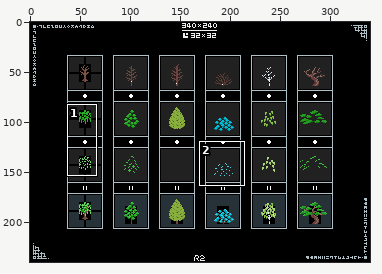
Two versions of one pixel-art file, works/pixel_dailies/pixel_dailies_20210902_set_of_trees_v2.aseprite. Above, an overview of the earlier version with the close-up marked.
Close-up. Before:
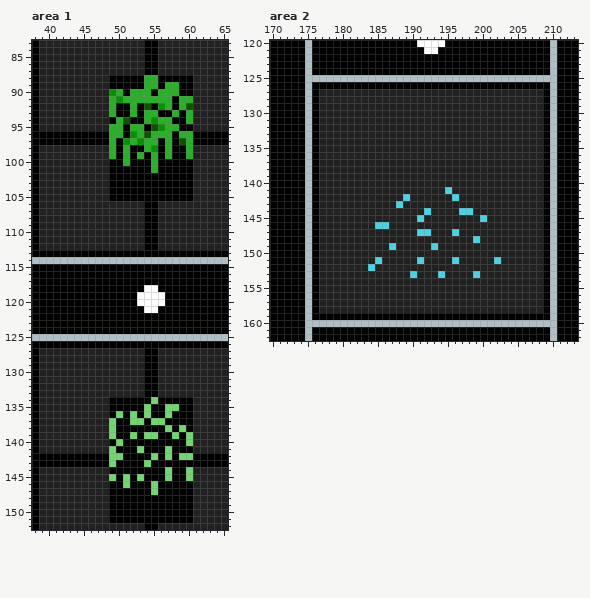
340x240 pixels, 1 frame. Shown: area 1: x 38..65, y 83..152; area 2: x 170..213, y 120..162. The commit also changed other parts of the picture, which this record leaves out.
Now the later version:
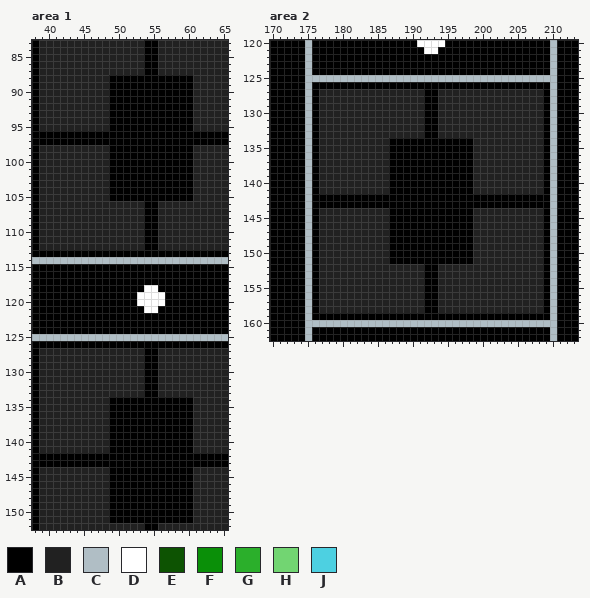
Palette (. is transparent): A #000000  B #212121  C #b0bec5  D #ffffff  E #0d5302  F #0a8f08  G #2baf2b  H #72d572  J #4dd0e1
Diff:
layer "leaf_2" now hidden
layer "leaf_1" now hidden
--- area 1
@@ x 47..62 @@
  87 BBBBBBBAABBBBBBB
- 88 BBAAAAAGGAAAAABB
- 89 BBAAAAAGGAGGAABB
- 90 BBFGAGGGAGGGAABB
- 91 BBGFGGGGGGGAGGBB
- 92 BBGAAGAEAFGAGEBB
- 93 BBGAAGAGGAAGAGBB
- 94 BBAGEAAGFGGAAGBB
- 95 BBGGAGGAEFGGAABB
- 96 AAGGAFGEGGGAGGAA
- 97 AAGAFGFGGAGAEGAA
- 98 BBGAGAAGFAGAAGBB
- 99 BBGAGAGAGAGAAGBB
-100 BBAAGAAAGAAAAABB
-101 BBAAAAAAGAAAAABB
+ 88 BBAAAAAAAAAAAABB
+ 89 BBAAAAAAAAAAAABB
+ 90 BBAAAAAAAAAAAABB
+ 91 BBAAAAAAAAAAAABB
+ 92 BBAAAAAAAAAAAABB
+ 93 BBAAAAAAAAAAAABB
+ 94 BBAAAAAAAAAAAABB
+ 95 BBAAAAAAAAAAAABB
+ 96 AAAAAAAAAAAAAAAA
+ 97 AAAAAAAAAAAAAAAA
+ 98 BBAAAAAAAAAAAABB
+ 99 BBAAAAAAAAAAAABB
+100 BBAAAAAAAAAAAABB
+101 BBAAAAAAAAAAAABB
 102 BBAAAAAAAAAAAABB
@@ x 47..62 @@
 133 BBBBBBBAABBBBBBB
-134 BBAAAAAAHAAAAABB
-135 BBAAAAAHAAHHAABB
-136 BBAHAHAHAAHAAABB
-137 BBHAAHHAHHAAAABB
-138 BBHAAAAAAAHAHABB
-139 BBHAAHAHHAAHAHBB
-140 BBAHAAAAAAAAAHBB
-141 BBHAAAHAAAHAAABB
-142 AAHHAAAAHAHAHHAA
-143 AAHAAAAHAAAAAAAA
-144 BBAAAAAAAAHAAHBB
-145 BBHAHAHAAAHAAHBB
-146 BBAAHAAAHAAAAABB
-147 BBAAAAAAHAAAAABB
+134 BBAAAAAAAAAAAABB
+135 BBAAAAAAAAAAAABB
+136 BBAAAAAAAAAAAABB
+137 BBAAAAAAAAAAAABB
+138 BBAAAAAAAAAAAABB
+139 BBAAAAAAAAAAAABB
+140 BBAAAAAAAAAAAABB
+141 BBAAAAAAAAAAAABB
+142 AAAAAAAAAAAAAAAA
+143 AAAAAAAAAAAAAAAA
+144 BBAAAAAAAAAAAABB
+145 BBAAAAAAAAAAAABB
+146 BBAAAAAAAAAAAABB
+147 BBAAAAAAAAAAAABB
 148 BBAAAAAAAAAAAABB
--- area 2
@@ x 170..213 @@
 126 AAAAACAAAAAAAAAAAAAAAAAAAAAAAAAAAAAAAAAACAAA
-127 AAAAACABBBBBBBBBBBBBBBBBBBBBBBBBBBBBBBBACAAA
-128 AAAAACABBBBBBBBBBBBBBBBBBBBBBBBBBBBBBBBACAAA
-129 AAAAACABBBBBBBBBBBBBBBBBBBBBBBBBBBBBBBBACAAA
-130 AAAAACABBBBBBBBBBBBBBBBBBBBBBBBBBBBBBBBACAAA
-131 AAAAACABBBBBBBBBBBBBBBBBBBBBBBBBBBBBBBBACAAA
-132 AAAAACABBBBBBBBBBBBBBBBBBBBBBBBBBBBBBBBACAAA
-133 AAAAACABBBBBBBBBBBBBBBBBBBBBBBBBBBBBBBBACAAA
-134 AAAAACABBBBBBBBBBBBBBBBBBBBBBBBBBBBBBBBACAAA
-135 AAAAACABBBBBBBBBBBBBBBBBBBBBBBBBBBBBBBBACAAA
-136 AAAAACABBBBBBBBBBBBBBBBBBBBBBBBBBBBBBBBACAAA
-137 AAAAACABBBBBBBBBBBBBBBBBBBBBBBBBBBBBBBBACAAA
-138 AAAAACABBBBBBBBBBBBBBBBBBBBBBBBBBBBBBBBACAAA
-139 AAAAACABBBBBBBBBBBBBBBBBBBBBBBBBBBBBBBBACAAA
-140 AAAAACABBBBBBBBBBBBBBBBBBBBBBBBBBBBBBBBACAAA
-141 AAAAACABBBBBBBBBBBBBBBBBBJBBBBBBBBBBBBBACAAA
-142 AAAAACABBBBBBBBBBBBJBBBBBBJBBBBBBBBBBBBACAAA
-143 AAAAACABBBBBBBBBBBJBBBBBBBBBBBBBBBBBBBBACAAA
-144 AAAAACABBBBBBBBBBBBBBBJBBBBJJBBBBBBBBBBACAAA
-145 AAAAACABBBBBBBBBBBBBBJBBBBBBBBJBBBBBBBBACAAA
-146 AAAAACABBBBBBBBJJBBBBBBBBBBBBBBBBBBBBBBACAAA
-147 AAAAACABBBBBBBBBBBBBBJJBBBJBBBBBBBBBBBBACAAA
-148 AAAAACABBBBBBBBBBBBBBBBBBBBBBJBBBBBBBBBACAAA
-149 AAAAACABBBBBBBBBBJBBBBBJBBBBBBBBBBBBBBBACAAA
-150 AAAAACABBBBBBBBBBBBBBBBBBBBBBBBBBBBBBBBACAAA
-151 AAAAACABBBBBBBBJBBBBBJBBBBJBBBBBJBBBBBBACAAA
-152 AAAAACABBBBBBBJBBBBBBBBBBBBBBBBBBBBBBBBACAAA
-153 AAAAACABBBBBBBBBBBBBJBBBJBBBBJBBBBBBBBBACAAA
-154 AAAAACABBBBBBBBBBBBBBBBBBBBBBBBBBBBBBBBACAAA
-155 AAAAACABBBBBBBBBBBBBBBBBBBBBBBBBBBBBBBBACAAA
-156 AAAAACABBBBBBBBBBBBBBBBBBBBBBBBBBBBBBBBACAAA
-157 AAAAACABBBBBBBBBBBBBBBBBBBBBBBBBBBBBBBBACAAA
-158 AAAAACABBBBBBBBBBBBBBBBBBBBBBBBBBBBBBBBACAAA
+127 AAAAACABBBBBBBBBBBBBBBAABBBBBBBBBBBBBBBACAAA
+128 AAAAACABBBBBBBBBBBBBBBAABBBBBBBBBBBBBBBACAAA
+129 AAAAACABBBBBBBBBBBBBBBAABBBBBBBBBBBBBBBACAAA
+130 AAAAACABBBBBBBBBBBBBBBAABBBBBBBBBBBBBBBACAAA
+131 AAAAACABBBBBBBBBBBBBBBAABBBBBBBBBBBBBBBACAAA
+132 AAAAACABBBBBBBBBBBBBBBAABBBBBBBBBBBBBBBACAAA
+133 AAAAACABBBBBBBBBBBBBBBAABBBBBBBBBBBBBBBACAAA
+134 AAAAACABBBBBBBBBBAAAAAAAAAAAABBBBBBBBBBACAAA
+135 AAAAACABBBBBBBBBBAAAAAAAAAAAABBBBBBBBBBACAAA
+136 AAAAACABBBBBBBBBBAAAAAAAAAAAABBBBBBBBBBACAAA
+137 AAAAACABBBBBBBBBBAAAAAAAAAAAABBBBBBBBBBACAAA
+138 AAAAACABBBBBBBBBBAAAAAAAAAAAABBBBBBBBBBACAAA
+139 AAAAACABBBBBBBBBBAAAAAAAAAAAABBBBBBBBBBACAAA
+140 AAAAACABBBBBBBBBBAAAAAAAAAAAABBBBBBBBBBACAAA
+141 AAAAACABBBBBBBBBBAAAAAAAAAAAABBBBBBBBBBACAAA
+142 AAAAACAAAAAAAAAAAAAAAAAAAAAAAAAAAAAAAAAACAAA
+143 AAAAACAAAAAAAAAAAAAAAAAAAAAAAAAAAAAAAAAACAAA
+144 AAAAACABBBBBBBBBBAAAAAAAAAAAABBBBBBBBBBACAAA
+145 AAAAACABBBBBBBBBBAAAAAAAAAAAABBBBBBBBBBACAAA
+146 AAAAACABBBBBBBBBBAAAAAAAAAAAABBBBBBBBBBACAAA
+147 AAAAACABBBBBBBBBBAAAAAAAAAAAABBBBBBBBBBACAAA
+148 AAAAACABBBBBBBBBBAAAAAAAAAAAABBBBBBBBBBACAAA
+149 AAAAACABBBBBBBBBBAAAAAAAAAAAABBBBBBBBBBACAAA
+150 AAAAACABBBBBBBBBBAAAAAAAAAAAABBBBBBBBBBACAAA
+151 AAAAACABBBBBBBBBBAAAAAAAAAAAABBBBBBBBBBACAAA
+152 AAAAACABBBBBBBBBBBBBBBAABBBBBBBBBBBBBBBACAAA
+153 AAAAACABBBBBBBBBBBBBBBAABBBBBBBBBBBBBBBACAAA
+154 AAAAACABBBBBBBBBBBBBBBAABBBBBBBBBBBBBBBACAAA
+155 AAAAACABBBBBBBBBBBBBBBAABBBBBBBBBBBBBBBACAAA
+156 AAAAACABBBBBBBBBBBBBBBAABBBBBBBBBBBBBBBACAAA
+157 AAAAACABBBBBBBBBBBBBBBAABBBBBBBBBBBBBBBACAAA
+158 AAAAACABBBBBBBBBBBBBBBAABBBBBBBBBBBBBBBACAAA
 159 AAAAACAAAAAAAAAAAAAAAAAAAAAAAAAAAAAAAAAACAAA
Changed places in both close-ups, as pixel boxes (x1, y1, x2, y2):
changed: (109, 75, 193, 173)
changed: (109, 397, 193, 495)
changed: (319, 89, 543, 313)
